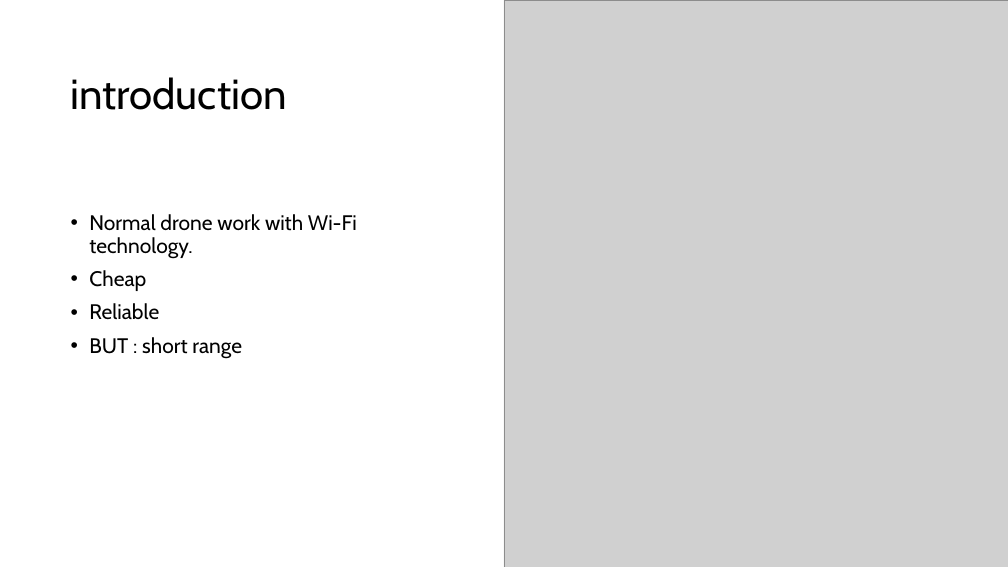
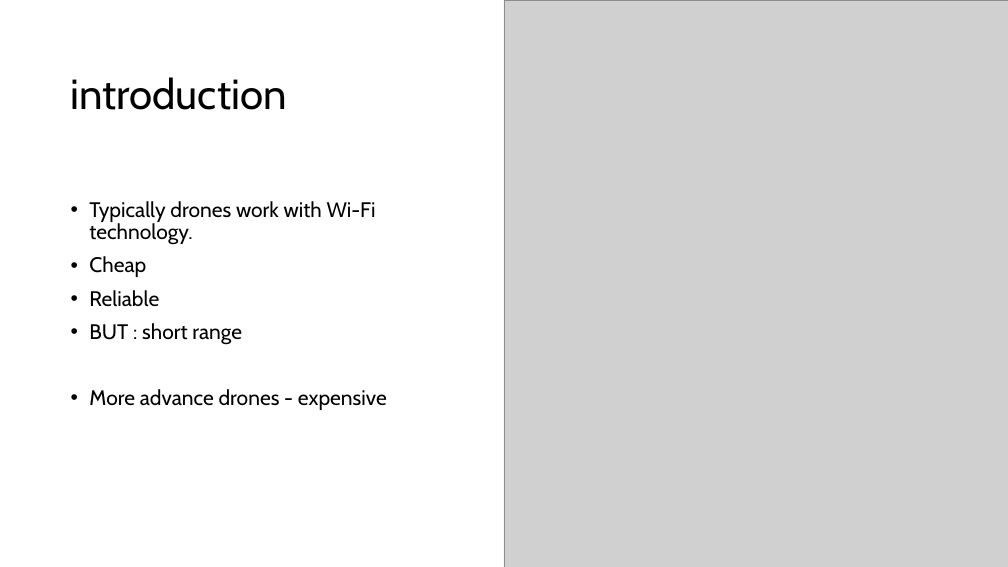
Before and after one commit to DoctorB-CA/swarm_over_cellular, a slide deck: slide 4 of Reports/end-2025b-001.pptx. Drawn at 1008x567 pixels with LibreOffice and Linux fonts; fonts in the diff are those of the drawing; grey boxes stand for pictures. Boxes give left, top, right and bottom in pixels: in the first picture for what was removed or moved away, otherwise in the second. Text is boxed around its words. In the diff, an @@ line names an element or a change of style, - is before the commit and + after.

```diff
--- a/Reports/end-2025b-001.pptx
+++ b/Reports/end-2025b-001.pptx
@@ text "Typically drones work with Wi-Fi ..." moved from (x1=89, y1=214, x2=357, y2=359) to (x1=89, y1=201, x2=387, y2=410) @@
@@ text at (x1=89, y1=201, x2=376, y2=245): text changed @@
-• Normal drone work with Wi-Fi technology.
+• Typically drones work with Wi-Fi technology.
@@ text at (x1=89, y1=389, x2=387, y2=410): paragraph added @@
+• More advance drones - expensive
```
Also in this commit, not shown: 3 other slides changed, 3 slides added, 1 slide removed.
